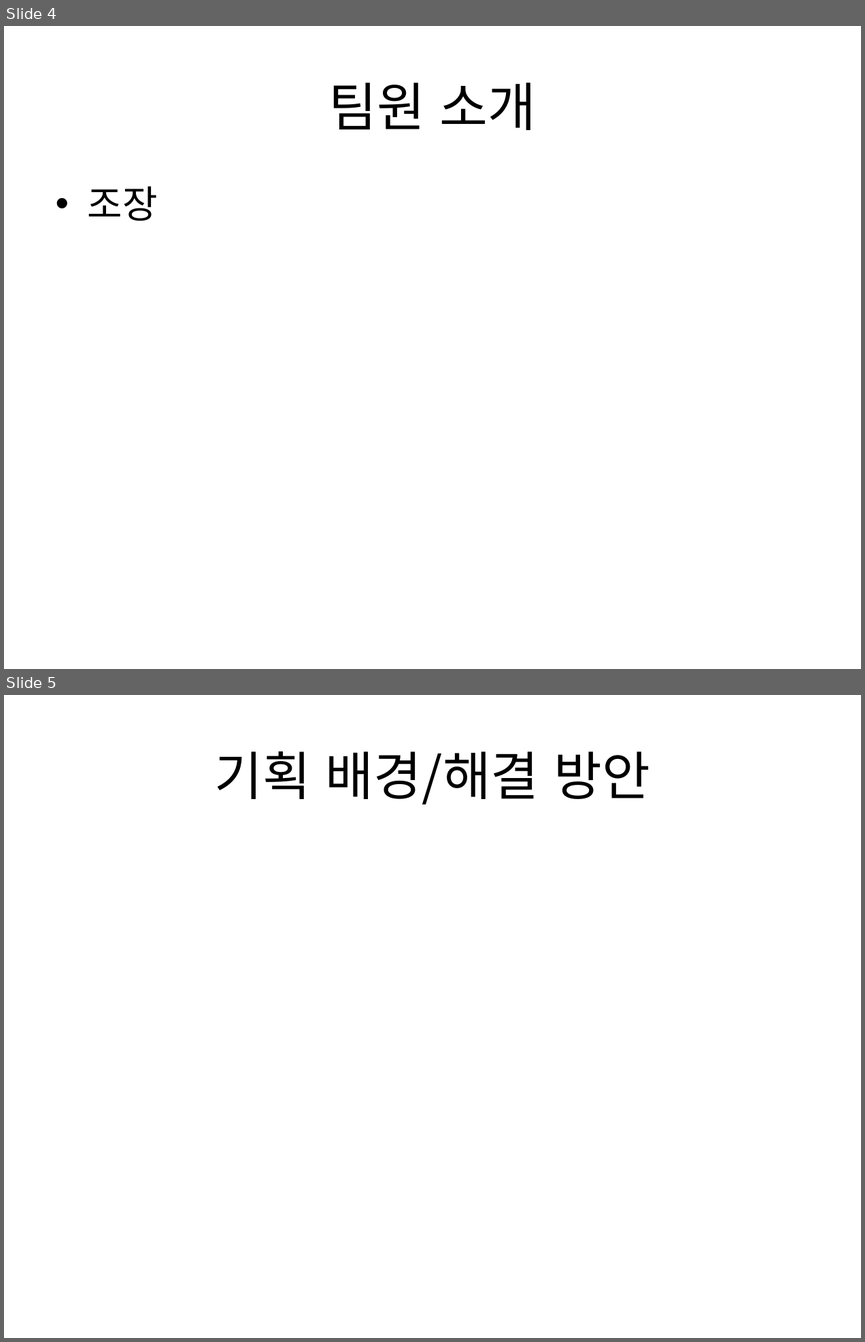
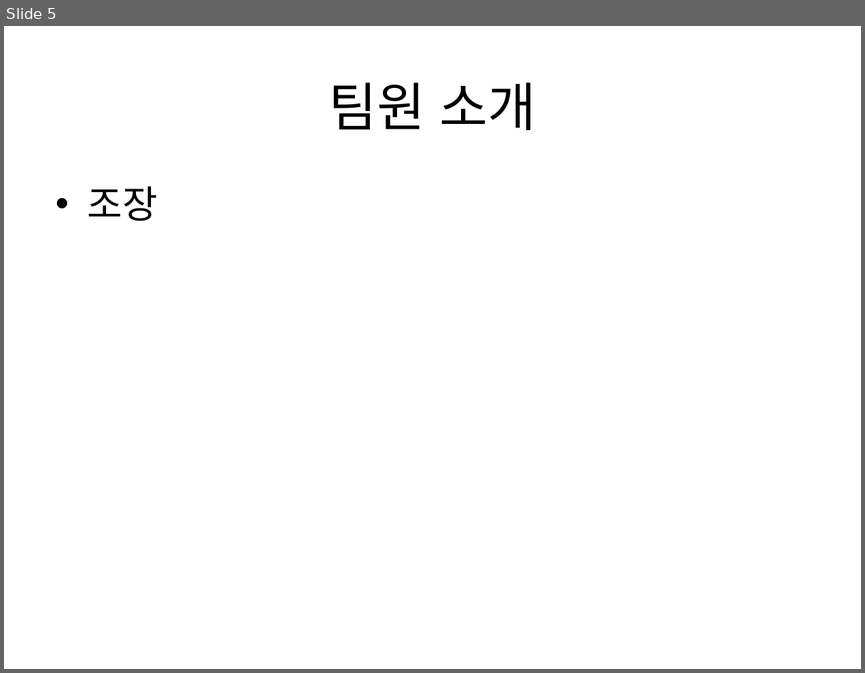
Before and after one commit to pasongsj/ideatone, a slide deck: ideatoneppt.pptx. Shown one above the other, each under a label of ours: slides 4 and 5 before the commit, slide 5 after it. The pictures are 865x1342 and 865x673 pixels, drawn with LibreOffice and Linux fonts; fonts in the diff are those of the drawing. Boxes give left, top, right and bottom in pixels: in the first picture for what was removed or moved away, otherwise in the second. Text is boxed around its words. In the diff, an @@ line names an element or a change of style, - is before the commit and + after.

```diff
--- a/ideatoneppt.pptx
+++ b/ideatoneppt.pptx
@@ slide 5 removed at bbox=[4, 695, 861, 1338], background #FFFFFF @@
@@ title removed at bbox=[215, 751, 650, 804] @@
-기획 배경/해결 방안
@@ what was slide 4 is now slide 5 @@
```
Also in this commit, not shown: 1 slide changed, 2 slides added.
